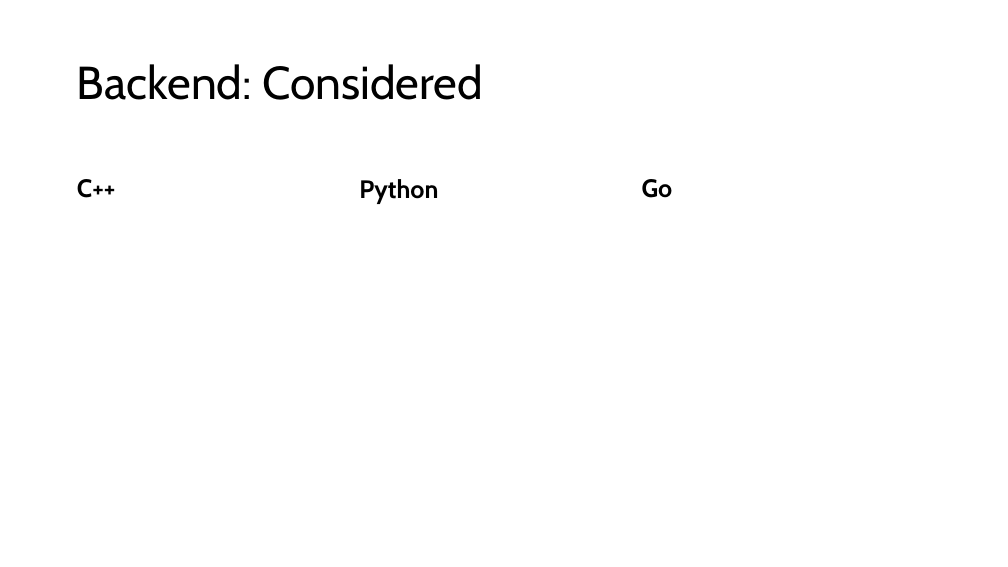
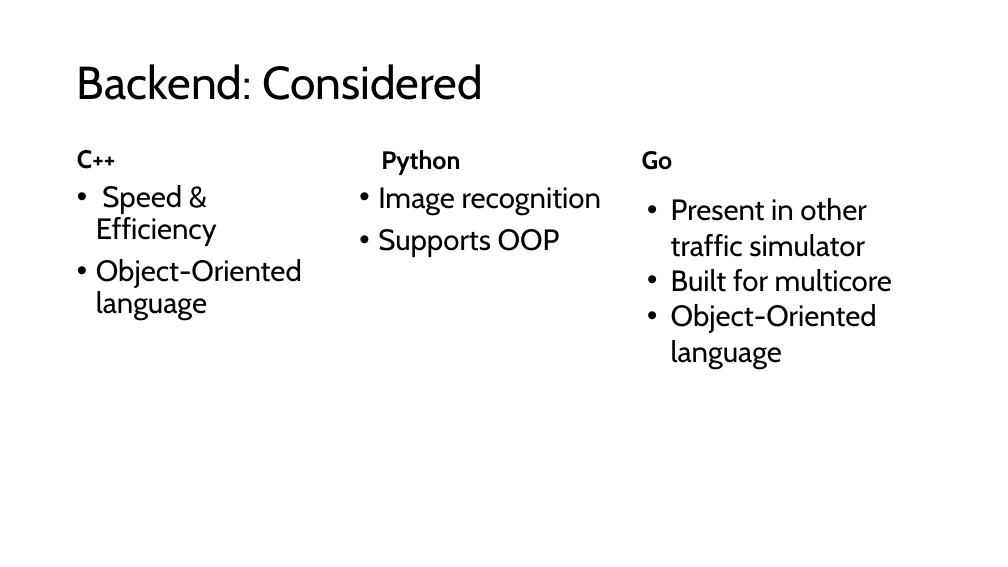
Before and after one commit to Team-Gala-JP/Team-Gala-JP, a slide deck: slide 4 of Team Gala Tech Stack.pptx. Drawn at 1008x567 pixels with LibreOffice and Linux fonts; fonts in the diff are those of the drawing. Boxes give left, top, right and bottom in pixels: in the first picture for what was removed or moved away, otherwise in the second. Text is boxed around its words. In the diff, an @@ line names an element or a change of style, - is before the commit and + after.

Commit message:
Additional body text in Backend section

```diff
--- a/Team Gala Tech Stack.pptx
+++ b/Team Gala Tech Stack.pptx
@@ text "Python" moved from (x1=359, y1=179, x2=438, y2=204) to (x1=381, y1=150, x2=460, y2=175) @@
@@ text "C++" moved from (x1=77, y1=179, x2=115, y2=198) to (x1=77, y1=150, x2=115, y2=169) @@
@@ text "Go" moved from (x1=642, y1=179, x2=673, y2=198) to (x1=642, y1=151, x2=673, y2=170) @@
@@ text "Go" at (x1=642, y1=151, x2=673, y2=170): vertical alignment top to bottom @@
@@ text added at (x1=96, y1=185, x2=302, y2=320), 28 pt, text #000000 @@
+• Speed & Efficiency
+• Object-Oriented language
@@ text added at (x1=378, y1=187, x2=601, y2=257), 28 pt, text #000000 @@
+• Image recognition
+• Supports OOP
@@ text added at (x1=671, y1=198, x2=892, y2=369), 28 pt, text #000000 @@
+• Present in other traffic simulator
+• Built for multicore
+• Object-Oriented language
```
Also in this commit, not shown: 2 other slides changed.
